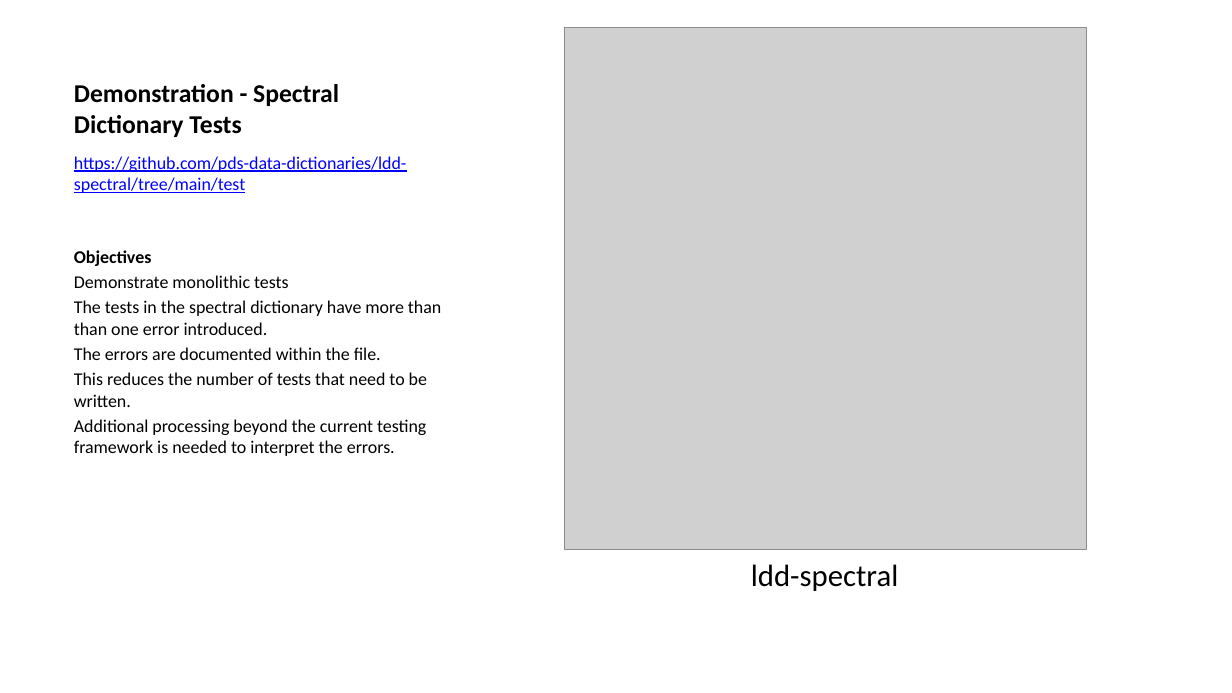
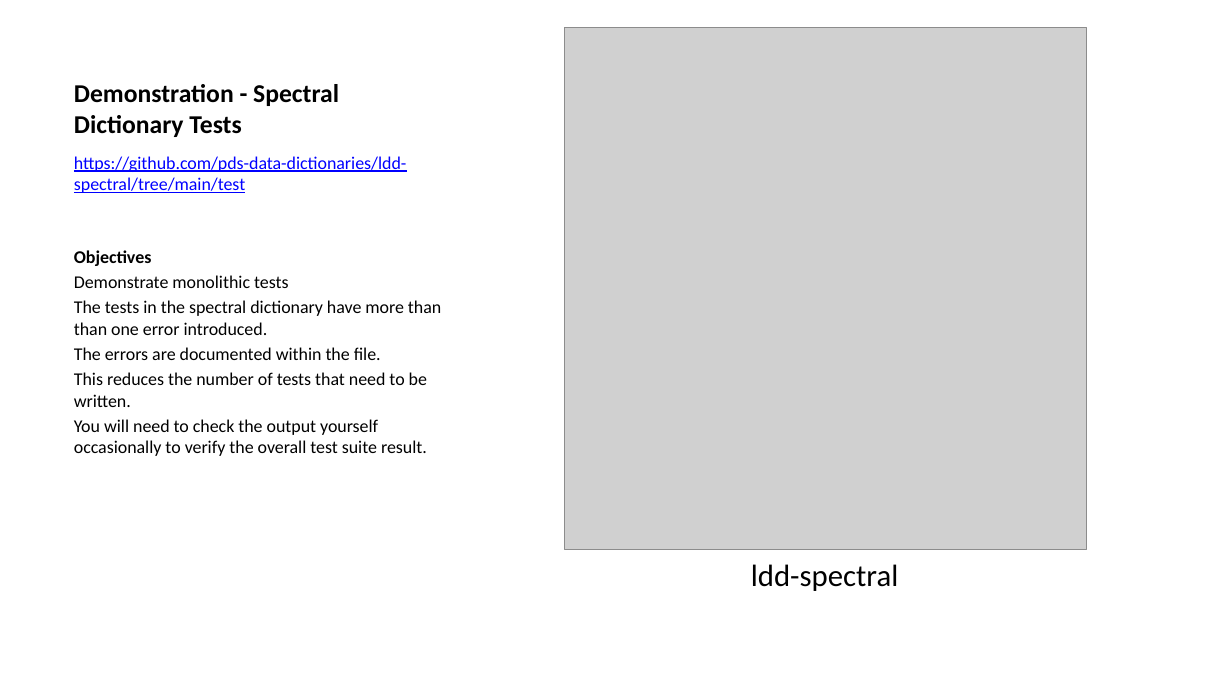
Before and after one commit to sbn-psi/dmsp, a slide deck: slide 13 of LDDTesting/stone-LDDTestingTechniques.pptx. Drawn at 1232x693 pixels with LibreOffice and Linux fonts; fonts in the diff are those of the drawing; grey boxes stand for pictures. Boxes give left, top, right and bottom in pixels: in the first picture for what was removed or moved away, otherwise in the second. Text is boxed around its words. In the diff, an @@ line names an element or a change of style, - is before the commit and + after.

```diff
--- a/LDDTesting/stone-LDDTestingTechniques.pptx
+++ b/LDDTesting/stone-LDDTestingTechniques.pptx
@@ text at <box>74,419,427,456</box>: text changed @@
-Additional processing beyond the current testing framework is needed to interpret the errors.
+You will need to check the output yourself occasionally to verify the overall test suite result.
```
Also in this commit, not shown: 11 other slides changed, 2 other files.
